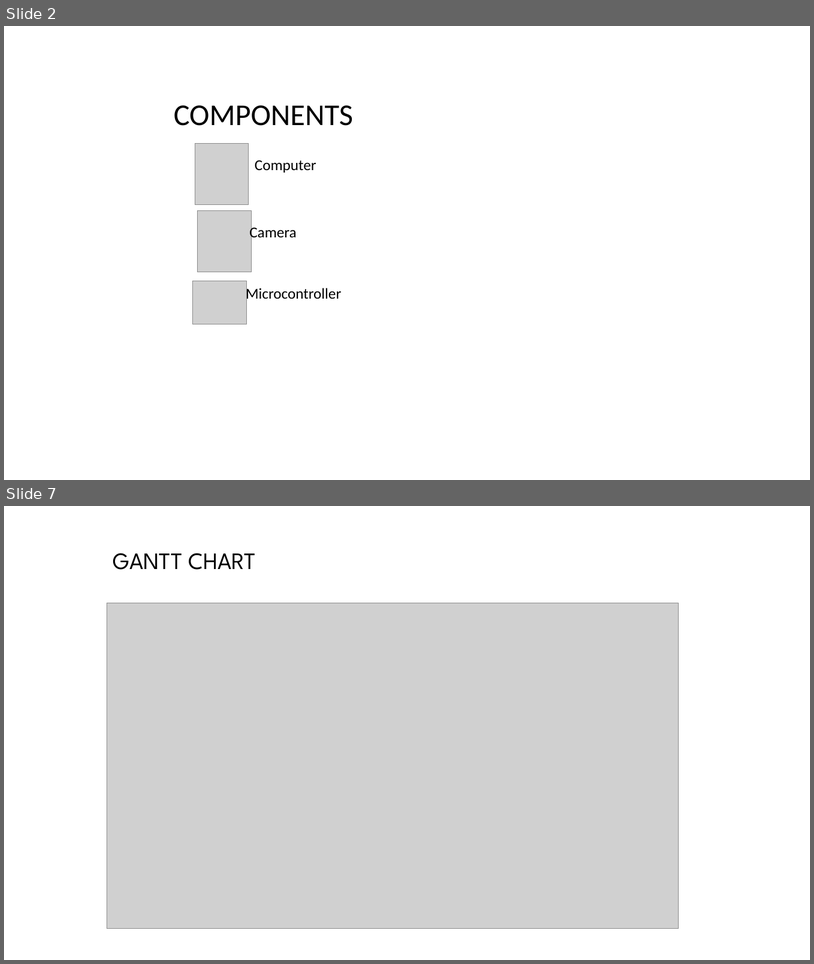
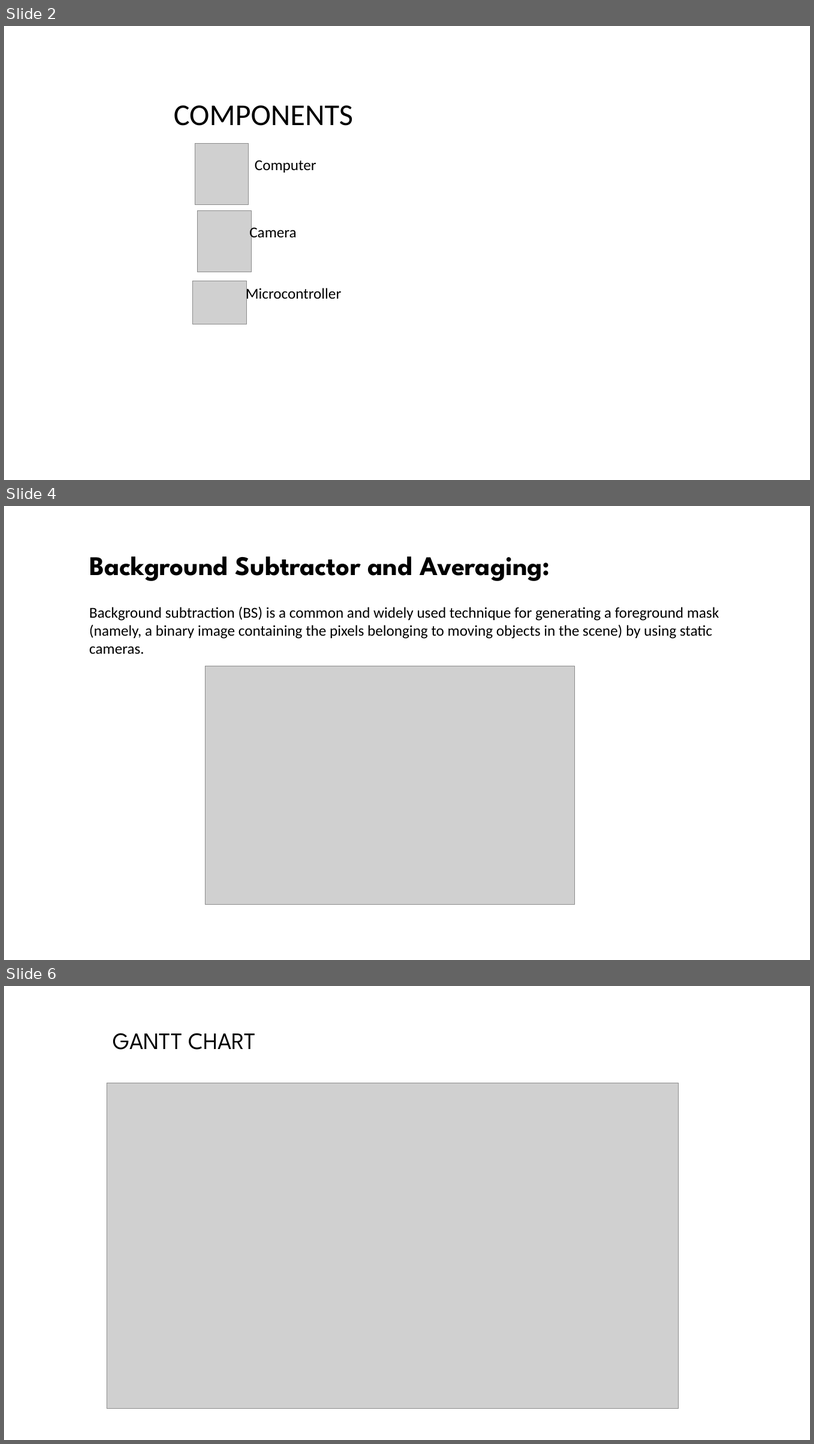
Before and after one commit to tapuzaman/cse299, a slide deck: Presentations/Security Buddy_1.ppt. Shown one above the other, each under a label of ours: slides 2 and 7 before the commit, slides 2, 4 and 6 after it; the slides between them are not shown. The pictures are 814x964 and 814x1444 pixels, drawn with LibreOffice and Linux fonts; fonts in the diff are those of the drawing; grey boxes stand for pictures; background and template pictures are left out. Boxes give left, top, right and bottom in pixels: in the first picture for what was removed or moved away, otherwise in the second. Text is boxed around its words. In the diff, an @@ line names an element or a change of style, - is before the commit and + after.

```diff
--- a/Presentations/Security Buddy_1.ppt
+++ b/Presentations/Security Buddy_1.ppt
@@ slide 4 added at <box>4,506,810,960</box>, background picture (left out) @@
@@ title added at <box>89,556,550,581</box>, 32 pt, text #000000, bold @@
+Background Subtractor and Averaging:
@@ text added at <box>89,606,719,654</box>, 18 pt, text #000000 @@
+Background subtraction (BS) is a common and widely used technique for generating a foreground mask (namely, a binary image containing the pixels belonging to moving objects in the scene) by using static cameras.
@@ picture added at <box>205,666,575,904</box> @@
@@ what was slide 7 is now slide 6 @@
```
Also in this commit, not shown: 2 other slides added, 4 slides removed, 1 other file.
